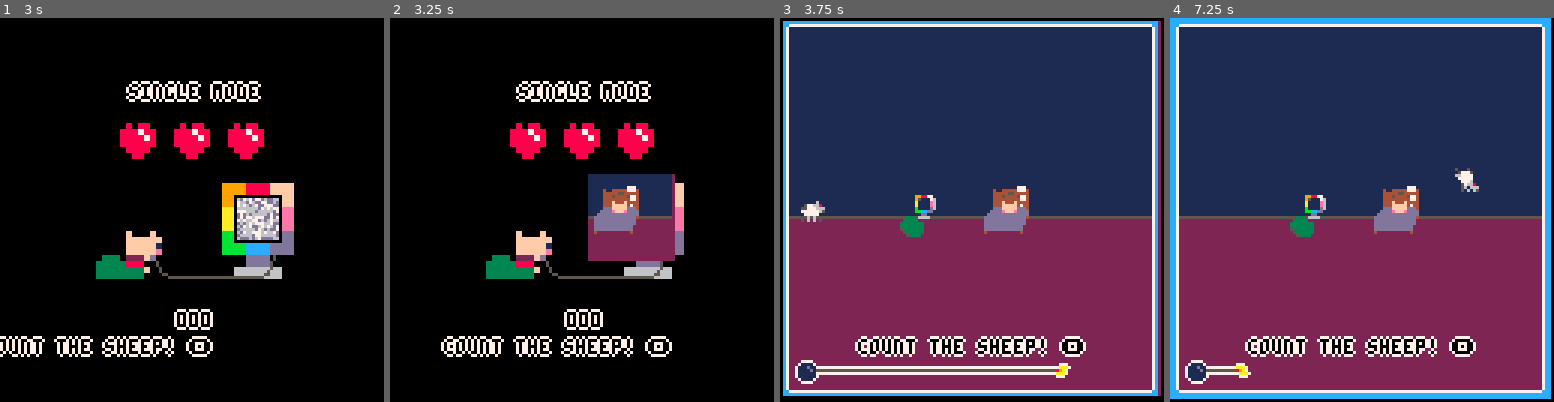
Above: before the commit, frames 1-4 (left to right).
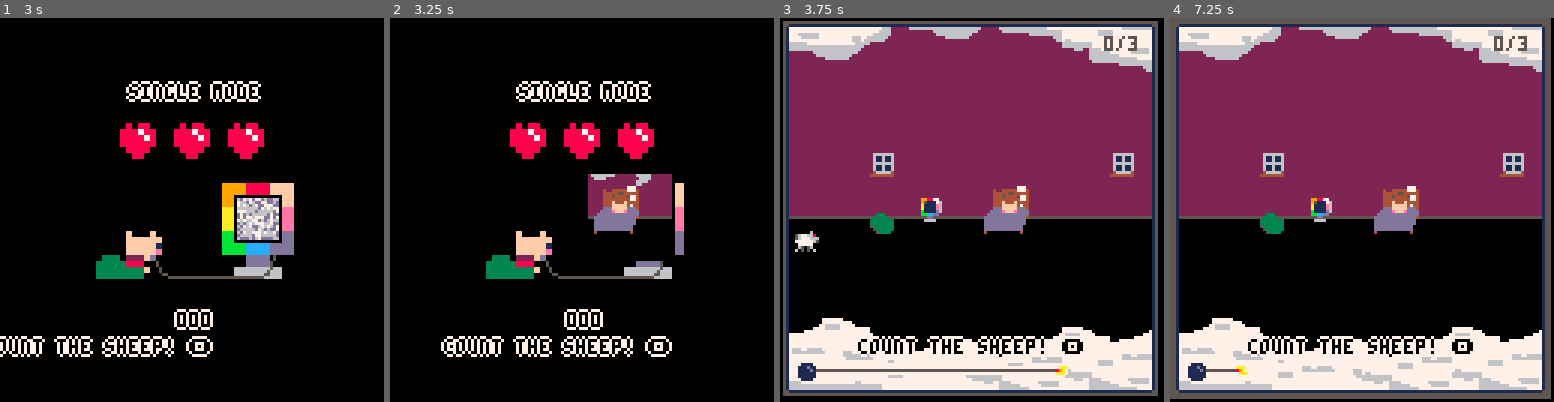
Above: after the commit, the same moments.

Repository: TyPhyter/PICOWARE2019
Game: PICO-8 cartridge sheepjump.p8
Same seed, same stepped clock (60 frames per second), same inputs: the game is played once before the commit and once after it.
Inputs:
- Up to frame 1 (3 s): tap O (Z key) at 0.7, 1.7, 2.1, 2.5, 2.9 s
- Up to frame 2 (3.25 s): no input
- Up to frame 3 (3.75 s): tap O (Z key) at 3.3, 3.7 s
- Up to frame 4 (7.25 s): tap O (Z key) every 0.4 s from 4.1 to 6.9 s

Frame 1 is identical in both runs. In frame 2, 3.9% of the frame differs, in the area x 51-75%, y 40-64%; in frame 3, 90%; in frame 4, 94%, in the area x 0-100%, y 0-100%.

Commit message:
finished the game. lol. also adjusted hit detection values to match the cloud sprite

Diff:
--- a/sheepjump.p8
+++ b/sheepjump.p8
@@ -1,57 +1,27 @@
 pico-8 cartridge // http://www.pico-8.com
 version 18
 __lua__
--- picoware template cart
--- the picoware team
-
---[[
- to disable the preview script
- for testing, uncomment below:
-]]--
-
---disable_preview = true
-
-
---[[
- to set higher initial
- difficulty, set the difficulty
- variable (1..15, integer):
-]]--
-
--- difficulty = 2
-
---[[
- set all of your variables
- inside the init function!
-]]--
-
-local circleColor = 8
-local sheepCount = 0
-local framesChanged = 0
+-- sleepers sheepers
+-- typhyter & jpecina
+
 function _init()
  -- these are required!
  name="sleepers sheepers"
  made_by="jpecina and typhyter"
  oneliner="count the sheep! 🅾️"
 
+ sheepDead = false
+ sheepCount = 0
+
  -- add a personal touch ◆
- outer_frame_color=12
- inner_frame_color=7
-
- --[[
-  set status variable to inform
-  master cart about outcome:
-
-  status="won" / status="lost"
- ]]--
- status="won"
+ outer_frame_color=5
+ inner_frame_color=1
+
+ status="lost"
 
  t=0
  mt=0
 
- -- player
- y=88
- dy=0
  frameoffset=0
 
  anims = {
@@ -61,115 +31,71 @@
  }
 
  startingXs = {
-	 { -50, -30, 0 },
-	 { -60, -30, 0 },
-	 { -70, -40, -10 },
-	 { -80, -30, 0 },
-	 { -90, -50, -10 },
-	 { -100, -50, -10 },
+	 { -70, -30, 0 },
+	 { -100, -30, 0 },
+	 { -90, -40, -10 },
+	 { -80, -50, 0 },
+	 { -110, -50, -10 },
+	 { -100, -80, -10 },
 	 { -110, -70, -30 },
 	 { -100, -60, 0 }
  }
 
  xs = startingXs[1 + flr(rnd(6))]
-
- printh(tostr(xs[1])..", "..xs[2]..", "..xs[3])
 
  sheepList = {
 	{
 		animState="walk1",
 		frame=28,
 		x=xs[1],
-		y=60
+		y=62
 	},
 	{
 		animState="walk2",
 		frame=29,
 		x=xs[2],
-		y=60
+		y=62
 	},
 	{
 		animState="walk1",
 		frame=28,
 		x=xs[3],
-		y=60
+		y=62
 	}
  }
 
- --[[
-  you could use the difficulty
-  variable to change things
-  with difficulty. example:
-
-  obstacle_count = difficulty/5
-
-  remember that difficulty goes
-  from 1 to 15.
- ]]--
-
- --[[
-  use rnd to make the game
-  a bit different each time
-  it is run!
- ]]--
-
 end
 
 function _update60()
  lastSheep = sheepList[#sheepList]
- --[[
-  dt is time delta, scaled
-  with difficulty, provided by
-  the master cart
- ]]--
+
  local dt=dt or 1/60
-
- --[[
-  use dt for all diff.dependent
-  actions, and 1/60 otherwise
- ]]--
  t+=dt
 
- if(framesChanged > 0.015) then
- 	circleColor = 8
- 	framesChanged = 0
- end
-
  frameoffset=flr((t * 4))
 
- --[[
-  use transition_done to check
-  for on-screen collisions etc;
-  this flag is set to true when
-  the screen transition is over
-  and the game is fully drawn
-  on the screen
- ]]--
  if not transition_done then
   return
  end
 
+ if(sheepDead) then
+  dropSheep()
+  return
+end
  update_sheep(dt)
 
- if(btnp(4)) then
- 	-- gets counted sheep on key press
-	sheepInArea, isLast = get_sheep()
-	if (not sheepInArea) then
-		status = "lost"
-	else
-		printh(isLast)
-		printh(sheepInArea)
-		framesChanged = framesChanged + dt
-		circleColor = 11
-		sfx(61)
-	end
+ if(btnp(4) and status != "won") then
+  -- gets counted sheep on key press
+  sheepInArea, isLast = get_sheep()
+  if (sheepInArea) then
+    sfx(2)
+  else
+    sfx(3)
+    sheepDead = true
+  end
  end
 
- -- if last sheep has jumped and not all sheep have been counted
- if(lastSheep.x > 75 and sheepCount < #sheepList) then
- 	status = "lost"
- 	return
- end
+ 	if(sheepCount == #sheepList) status = "won"
 end
 
 function update_sheep(dt)
@@ -194,18 +120,12 @@
 				sheep.y=50
 			end
 
-		-- elseif sheep.x<60 or sheep.x>=100 then
 		else
 			sheep.y=60
 			sheep.animState="walk1"
 			currentAnim=anims[sheep.animState]
 			sheep.frame=currentAnim[1 + frameoffset % #currentAnim]
 		end
-
-
-		-- if sheep.x>=110 then
-		-- 	sheep.y=50
-		-- end
 	end)
 end
 
@@ -213,8 +133,9 @@
 	sheep = nil
 	isLast = false
 	for i=1,#sheepList do
-		if (sheepList[i].x > 57 and sheepList[i].x < 77) then
+		if (sheepList[i].x > 63 and sheepList[i].x < 89 and not sheepList[i].isCounted) then
 			sheep = sheepList[i]
+			sheep.isCounted = true
 			sheepCount += 1
 			if(i == #sheepList) isLast = true
 		end
@@ -222,24 +143,37 @@
 	return sheep, isLast
 end
 
+function dropSheep()
+  foreach(sheepList, function(sheep)
+    sheep.y += 5
+  end)
+end
+
 function _draw()
 
- cls(2)
---  print("this is the count")
---  circ(75, 64, 10, circleColor)
- rectfill(0, 0, 128, 66, 1)
---  line(65, 0, 65, 120, 3)
---  line(85, 0, 85, 120, 3)
+ cls(0)
+ rectfill(0, 0, 128, 66, 2)
  line(0, 66, 128, 66, 5)
- spr(32, 45, 59) --computer
- spr(33, 40, 65) --beanbag
-
-
- sspr(16, 16, 16, 16, 68, 56)
+ spr(32, 47, 60) --computer
+ spr(36, 30, 45) --window
+ spr(36, 110, 45) --window
+ sspr(16, 16, 16, 16, 68, 56)--bed
+ if (not sheepDead) sspr(64, 32, 32, 32, 60, 28)--cloud
  foreach(sheepList, function(sheep)
 	spr(sheep.frame, sheep.x, sheep.y)
-	--printh(tostr(anims[sheep.animState][sheep.frame]))
  end)
+ spr(33, 30, 64) --beanbag
+--clouds
+ sspr(0, 32, 64, 32, -20, -15)
+ sspr(0, 32, 64, 32, 20, -22)
+ sspr(0, 32, 64, 32, 60, -20)
+ sspr(0, 32, 64, 32, 90, -10)
+
+ sspr(0, 32, 64, 32, -20, 98)
+ sspr(0, 32, 64, 32, 20, 104)
+ sspr(0, 32, 64, 32, 60, 101)
+ sspr(0, 32, 64, 32, 90, 100)
+ print(tostr(sheepCount) .."/" ..tostr(#sheepList), 108, 6)
 end
 
 --------------------------------
Not shown, changed: 31 lines of the sprite sheet (__gfx__) section of sheepjump.p8
Not shown, changed: the sound effects (__sfx__) section of sheepjump.p8
Not shown, added: sheepjump.png
Not shown, added: sheepjump_html.zip
Not shown, added: sheepjump_html/index.html
Not shown, added: sheepjump_html/sheepjump.js
